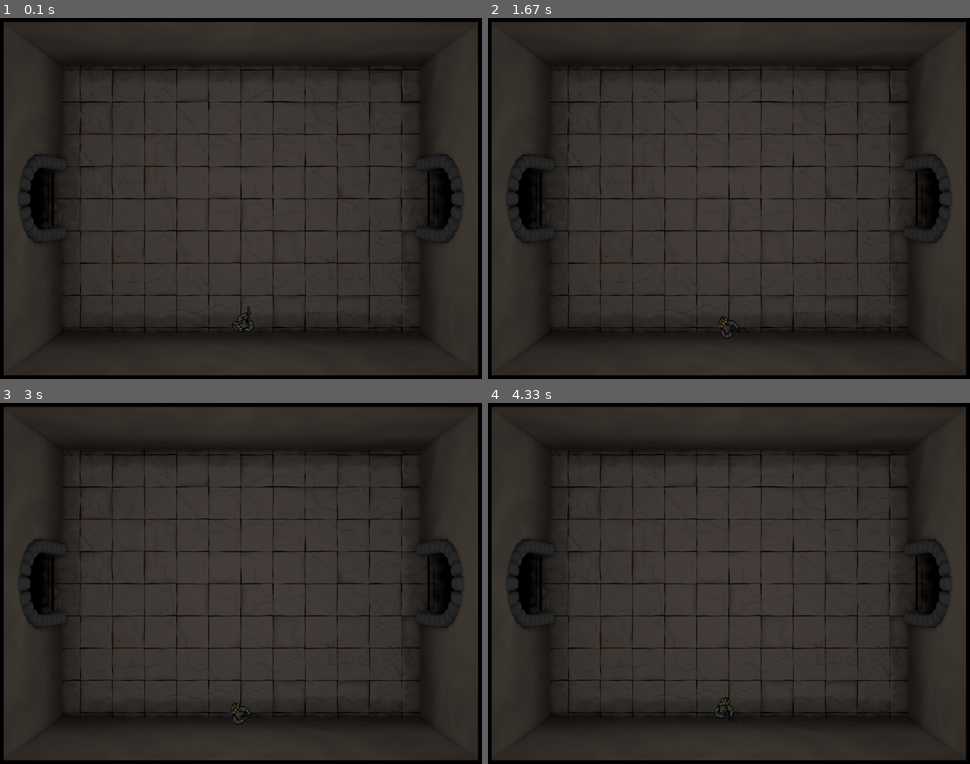
Above: before the commit, frames 1-4 (two rows, left to right).
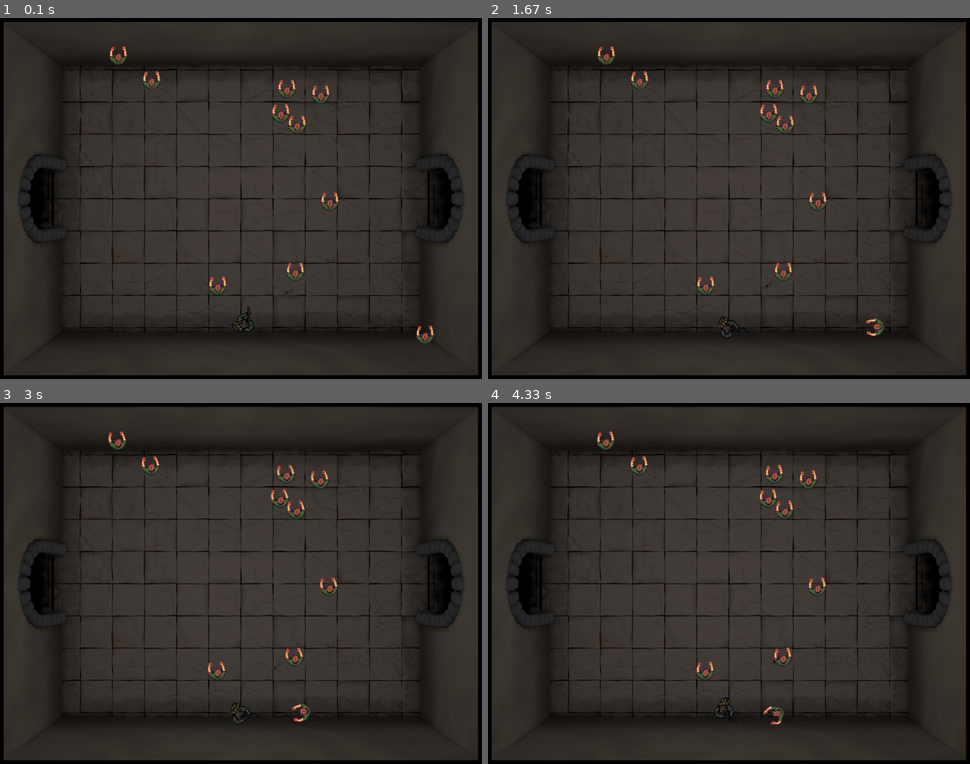
Above: after the commit, the same moments.

Repository: ArtMurMax/PhysTech_Game_project_DooM
Game: pygame game, started from DooM_main.py
Two runs of this game, one before a commit and one after it. Both use one fixed random seed, a clock stepped at 60 frames per second and the inputs below.
Inputs:
- Up to frame 1 (0.1 s): no input
- Up to frame 2 (1.67 s): hold Right 0.33-0.8 s; hold Right 0.83-1.3 s; hold D 0.83-1.3 s; hold Left from 1.33 s (still down); hold A from 1.33 s (still down)
- Up to frame 3 (3 s): release Left at 1.87 s; release A at 1.87 s; hold Left 1.9-2.3 s; hold A 1.9-2.3 s; hold Right 2.33-2.97 s; hold D 2.33-2.97 s
- Up to frame 4 (4.33 s): hold Left 3-3.47 s; hold A 3-3.47 s; hold Right 3.5-3.97 s; hold D 3.5-3.97 s; hold Right from 4 s (still down); hold D from 4 s (still down)

The runs differ from the first frame. In frame 1, 1.0% of the frame differs, in the area x 22-91%, y 7-91%; in frame 2, 1.0%; in frame 3, 1.0%; in frame 4, 1.0%.

Commit message:
Added billion fo zombies!!!

Diff:
--- a/DooM_consts.py
+++ b/DooM_consts.py
@@ -2,19 +2,32 @@
 HEIGHT = 600
 FPS = 60
 
+TOP = 60
+BOTTOM = 540
+RIGHT = 710
+LEFT = 90
+
+# Задаем цвета
+WHITE = (255, 255, 255)
+BLACK = (0, 0, 0)
+RED = (255, 0, 0)
+GREEN = (0, 255, 0)
+BLUE = (0, 0, 255)
+YELLOW = (255, 255, 0)
+
 START = ('start', 5)
 PR_LOC = START
 LOCATIONS = {
-    ('start', 5): [-1, ('r1', 5), -1, ('r11', 12)],
-    ('r1', 5): [-1, ('r2', 10), -1, ('start', 5)],
-    ('r2', 10): [-1, -1, ('r3', 6), ('r1', 5)],
-    ('r3', 6): [('r2', 10), -1, ('r4', 6), -1],
-    ('r4', 6): [('r3', 6), -1, ('r5', 13), -1],
-    ('r5', 13): [('r4', 6), -1, -1, ('r6', 5)],
-    ('r6', 5): [-1, ('r5', 13), -1, ('r7', 5)],
-    ('r7', 5): [-1, ('r6', 5), -1, ('r8', 11)],
-    ('r8', 11): [('r9', 6), ('r7', 5), -1, -1],
-    ('r9', 6): [('r10', 6), -1, ('r8', 11), -1],
-    ('r10', 6): [('r11', 12), -1, ('r9', 6), -1],
-    ('r11', 12): [-1, ('start', 5), ('r10', 6), -1]
+    ('start', 5): [-1, ('r1', 5), -1, ('r11', 12), 10],
+    ('r1', 5): [-1, ('r2', 10), -1, ('start', 5), 10],
+    ('r2', 10): [-1, -1, ('r3', 6), ('r1', 5), 10],
+    ('r3', 6): [('r2', 10), -1, ('r4', 6), -1, 2],
+    ('r4', 6): [('r3', 6), -1, ('r5', 13), -1, 2],
+    ('r5', 13): [('r4', 6), -1, -1, ('r6', 5), 2],
+    ('r6', 5): [-1, ('r5', 13), -1, ('r7', 5), 2],
+    ('r7', 5): [-1, ('r6', 5), -1, ('r8', 11), 2],
+    ('r8', 11): [('r9', 6), ('r7', 5), -1, -1, 2],
+    ('r9', 6): [('r10', 6), -1, ('r8', 11), -1, 2],
+    ('r10', 6): [('r11', 12), -1, ('r9', 6), -1, 2],
+    ('r11', 12): [-1, ('start', 5), ('r10', 6), -1, 2]
 }
--- a/DooM_main.py
+++ b/DooM_main.py
@@ -7,25 +7,6 @@
 from DooM_objects import *
 
 
-def str(self, angle):
-    self.angle = angle
-
-def str_zombie(self):
-    vision, angle = self.check_vision()
-    if (vision or abs(self.angle - angle) < 1E-2 and abs(self.player_vector) < self.r_of_vision) and abs(self.player_vector) > 25:
-        self.angle = angle
-        self.velocity_rel.x = 0.25
-    elif 10 < abs(self.player_vector) <= 25:
-        self.velocity_rel.x = 0.25
-    elif abs(self.player_vector) <= 10:
-        animation(self, self.img_attack, 1.5, True)
-        self.player.hp -= self.damage
-        if random.randint(0, 25) == 0:
-            snd_zombie.play()
-        self.velocity_rel.x = 0
-    else:
-        self.velocity_rel.x = 0
-
 # Создаем игру и окно
 pygame.init()
 screen = pygame.display.set_mode((WIDTH, HEIGHT))
@@ -34,8 +15,6 @@
 player = Player(Vector(WIDTH/2, HEIGHT/2), 100, 20, gun_type='shotgun')
 mobs.append(player)
 all_sprites.add(player)
-mobs.append(Enemy('skeleton', Vector(200, 200), 180 * math.pi / 180, player, 100, str_zombie, 16, r_of_vision=300))
-all_sprites.add(mobs[-1]) #Берем последний элемент
 
 player.change_location(START, 0)
 
--- a/DooM_objects.py
+++ b/DooM_objects.py
@@ -4,23 +4,6 @@
 import math
 from time import time
 import random
-
-WIDTH = 800
-HEIGHT = 600
-FPS = 60
-
-TOP = 60
-BOTTOM = 540
-RIGHT = 710
-LEFT = 90
-
-# Задаем цвета
-WHITE = (255, 255, 255)
-BLACK = (0, 0, 0)
-RED = (255, 0, 0)
-GREEN = (0, 255, 0)
-BLUE = (0, 0, 255)
-YELLOW = (255, 255, 0)
 
 game_folder = os.path.dirname(__file__)
 img_folder = os.path.join(game_folder, 'img')
@@ -41,6 +24,25 @@
 mobs = []
 portals = []
 PR_LOC = START
+
+def str(self, angle):
+    self.angle = angle
+
+def str_zombie(self):
+    vision, angle = self.check_vision()
+    if (vision or abs(self.angle - angle) < 1E-2 and abs(self.player_vector) < self.r_of_vision) and abs(self.player_vector) > 25:
+        self.angle = angle
+        self.velocity_rel.x = 2
+    elif 10 < abs(self.player_vector) <= 25:
+        self.velocity_rel.x = 0.5
+    elif abs(self.player_vector) <= 10:
+        animation(self, self.img_attack, 1.5, True)
+        self.player.hp -= self.damage
+        if random.randint(0, 25) == 0:
+            snd_zombie.play()
+        self.velocity_rel.x = 0
+    else:
+        self.velocity_rel.x = 0
 
 class Vector():
     def __init__(self, x, y):
@@ -326,8 +328,6 @@
         else:
             self.rect.centerx, self.rect.centery = 670, self.rect.centery
             self.position.x, self.position.y = 670, self.rect.centery
-        print(new_loc)
-        print(new_loc[1])
         self.BACKGROUND = locations_imgs[new_loc[1]]
         self.background_rect = self.BACKGROUND.get_rect()
         PR_LOC = new_loc
@@ -336,6 +336,9 @@
             if LOCATIONS[new_loc][i] != -1:
                 portals.append(Portal(i, LOCATIONS[new_loc][i]))
                 all_sprites.add(portals[-1])
+        for i in range(LOCATIONS[new_loc][-1]):
+            mobs.append(Enemy('skeleton', Vector(random.randint(LEFT, RIGHT), random.randint(TOP, BOTTOM)), 180 * (random.random()) * math.pi / 180, self, 100, str_zombie, 16, r_of_vision=300))
+            all_sprites.add(mobs[-1])
 
 
 class Portal(pygame.sprite.Sprite):
